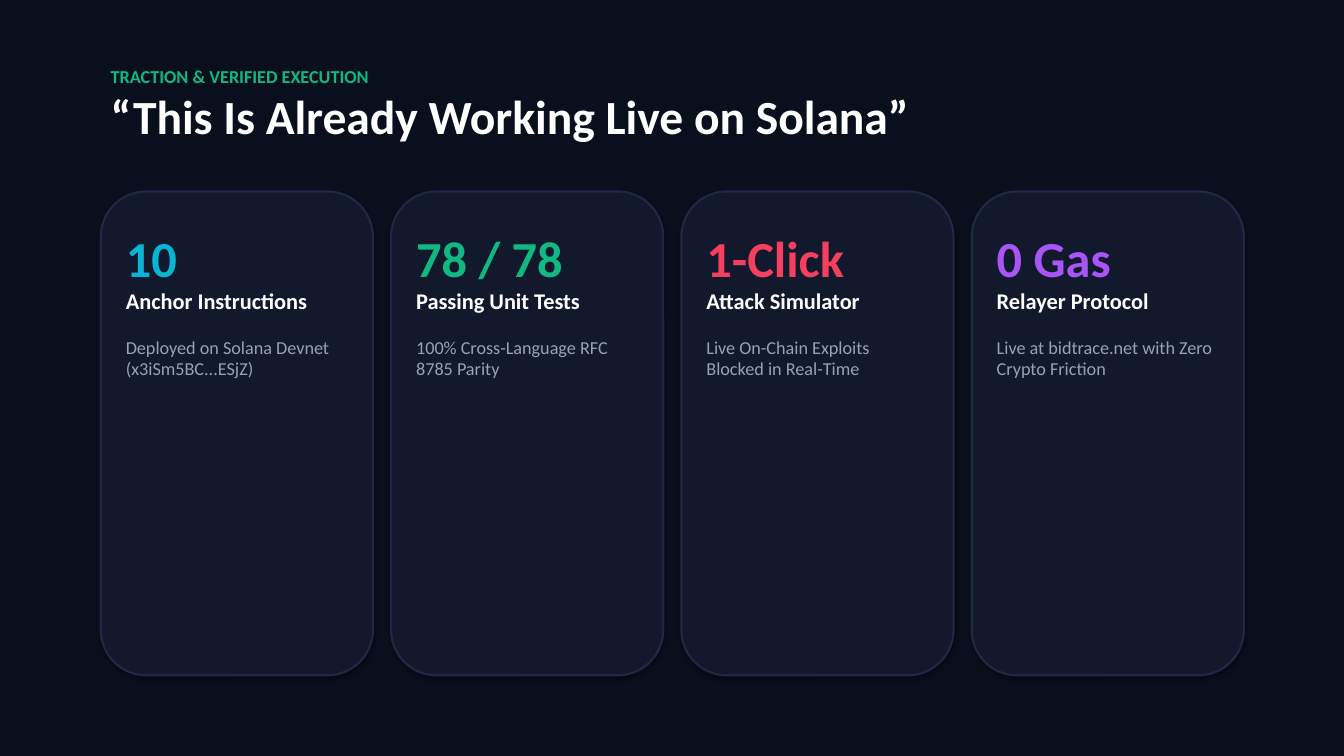
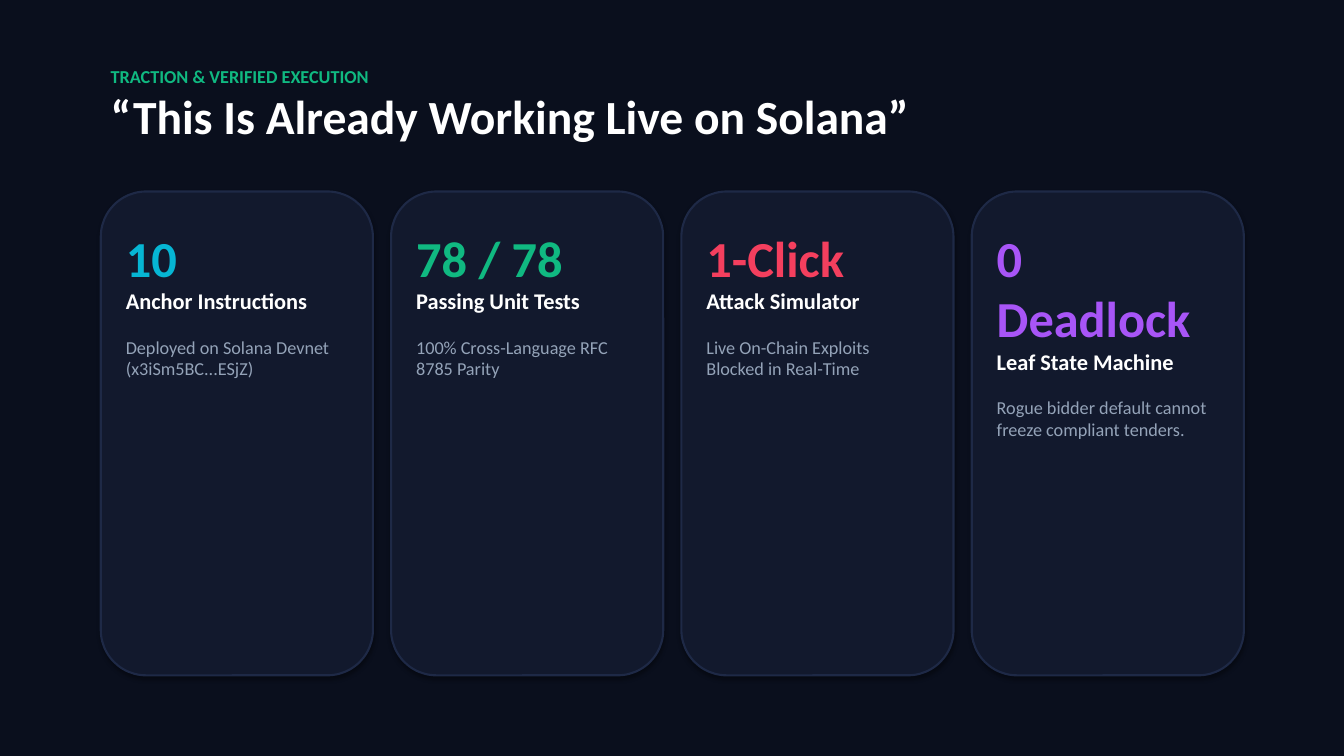
Before and after one commit to Ujjwal1396/BidTrace, a slide deck: slide 5 of BidTrace_Pitch_Deck_2Min.pptx. Drawn at 1344x756 pixels with LibreOffice and Linux fonts; fonts in the diff are those of the drawing. Boxes give left, top, right and bottom in pixels: in the first picture for what was removed or moved away, otherwise in the second. Text is boxed around its words. In the diff, an @@ line names an element or a change of style, - is before the commit and + after.

```diff
--- a/BidTrace_Pitch_Deck_2Min.pptx
+++ b/BidTrace_Pitch_Deck_2Min.pptx
@@ text at box(997, 244, 1206, 439): text changed @@
-0 Gas
-Relayer Protocol
-Live at bidtrace.net with Zero Crypto Friction
+0 Deadlock
+Leaf State Machine
+Rogue bidder default cannot freeze compliant tenders.
```
Also in this commit, not shown: 5 other slides changed, 4 other files.
